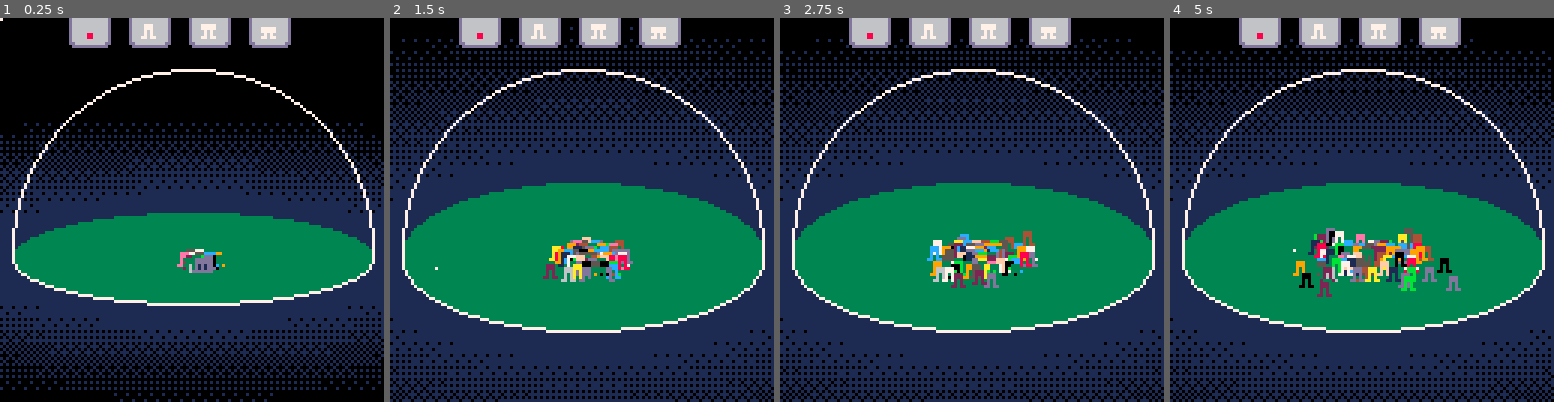
Above: before the commit, frames 1-4 (left to right).
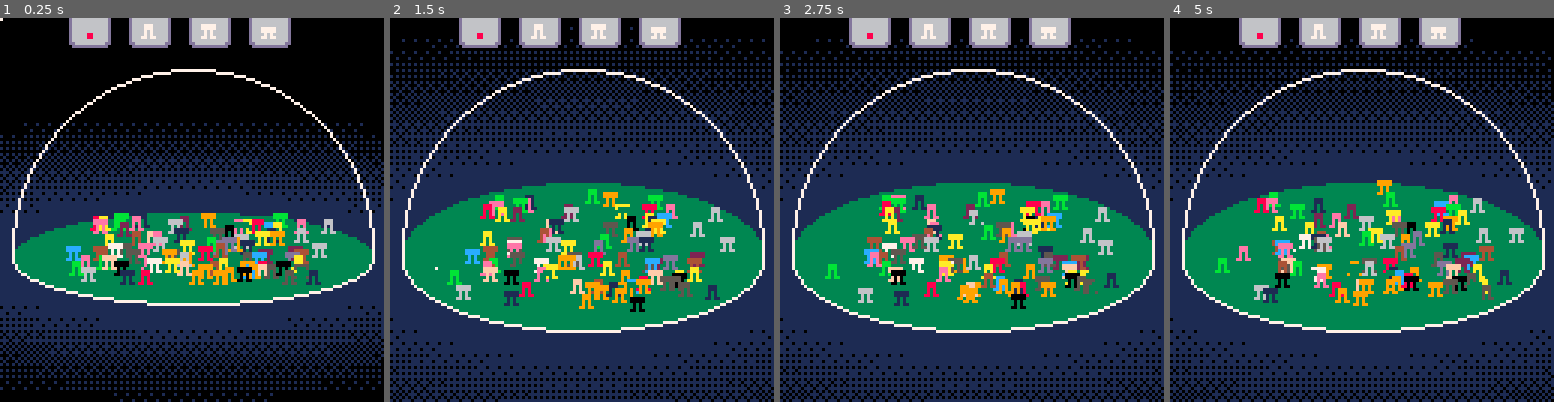
Above: after the commit, the same moments.

Repository: samuelhpratt/ggj2025
Game: PICO-8 cartridge game.p8
The game is run twice, just before and just after one commit, with the same random seed, the same clock (stepped at 60 frames per second) and the same inputs.
Inputs (mouse positions are in pixels of both pictures, inside the frame that each line leads up to):
- Up to frame 1 (0.25 s): no input
- Up to frame 2 (1.5 s): click (670, 121) at 0.67 s; click (436, 267) at 1.22 s
- Up to frame 3 (2.75 s): click (887, 114) at 1.77 s; click (952, 259) at 2.32 s
- Up to frame 4 (5 s): click (1404, 106) at 2.87 s; click (1465, 256) at 3.42 s; click (1231, 102) at 3.97 s; click (1292, 248) at 4.52 s

The runs differ from the first frame. In frame 1, 6.5% of the frame differs, in the area x 17-88%, y 50-70%; in frame 2, 7.8%; in frame 3, 8.4%; in frame 4, 8.8%, in the area x 11-93%, y 42-75%.

Commit message:
Added generic object functions to help with person logic

Diff:
--- a/dome.lua
+++ b/dome.lua
@@ -24,6 +24,7 @@
 function drawDome()
     domeAngle = (mouseY / 128) * 0.25 + 0.25
 
+    cls(0)
     -- draw background dither
     local bgColor = 1
     for i = 16, 1, -1 do
--- a/main.lua
+++ b/main.lua
@@ -2,7 +2,6 @@
 end
 
 function _draw()
-    cls(0)
     drawDome()
     drawObjects()
     drawUI()
--- a/objects.lua
+++ b/objects.lua
@@ -19,58 +19,62 @@
 
     sortByY(objects)
 
-    for object in all(objects) do
-
-        --replace colors if they have a replacement color defined
-        if object.replacementColor != nil then
-            pal(objectExistingColors[object.type],object.replacementColor)
-        end
-
-        --draw the sprite
-        spr(
-            objectSprites[object.type],
-            64 + object.x,
-            domeY - 4 + object.y * domeAngle - object.z * (1 - domeAngle)
-        )
-
-        pal() --clearing palette changes if they were made
+    for i,object in ipairs(objects) do
+        object:draw()
     end
 end
 
 function updateObjects()
-    local gravity = .5
     for object in all(objects) do
-
-        --x & y movement
-        local newX = object.x + object.dx
-        local newY = object.y + object.dy
-        if withinDomeFootprint(newX, newY) then
-            object.x = newX
-            object.y = newY
-        end
-
-        --z movement
-        object.dz -= gravity
-        object.z += object.dz
-        if object.z < 0 then
-            object.z = 0
-            object.dz = 0
-        end
+        object:update()
     end
 end
 
 function withinDomeFootprint(x, y)
     local padding = 5
-    local dx = x - 0 --dome x centre is 0
-    local dy = y - 0 --dome y centre is 0
-    local dist = sqrt(dx^2 + dy^2)
+    local dx = x - 0
+    --dome x centre is 0
+    local dy = y - 0
+    --dome y centre is 0
+    local dist = sqrt(dx ^ 2 + dy ^ 2)
 
     return dist <= (domeRadius - padding)
 end
 
-function spawnObject(x, y, z, type, replacementColor)
-    replacementColor = replacementColor or nil
-    local object = { x = x, y = y, z = z, dx = 0, dy = 0, dz = 0, type = type, replacementColor = replacementColor}
+function spawnObject(x, y, z, s)
+    local object = { x = x, y = y, z = z, dx = 0, dy = 0, dz = 0, sprite = s }
+
+    object.updatePhysics = function(self)
+        local newX = self.x + self.dx
+        local newY = self.y + self.dy
+        if withinDomeFootprint(newX, newY) then
+            self.x = newX
+            self.y = newY
+        end
+
+        -- gravity
+        self.dz -= .5
+        self.z += self.dz
+        if self.z < 0 then
+            self.z = 0
+            self.dz = 0
+        end
+    end
+
+    object.update = function(self)
+        self:updatePhysics()
+    end
+
+
+    object.draw = function(self)
+        local x, y = self:getScreenPosition()
+        spr(self.sprite, x, y - 8)
+    end
+
+    object.getScreenPosition = function(self)
+        return 64 + self.x, domeY + self.y * domeAngle - self.z * (1 - domeAngle)
+    end
+
     add(objects, object)
     return object
 end
--- a/people.lua
+++ b/people.lua
@@ -1,12 +1,34 @@
 nPeople = 100
 peopleSpeed = 1
 
-for i = 1,nPeople do
-    spawnObject(0, 0, 0, "person", flr(rnd(16)))
+function spawnPerson(x, y, z)
+    local person = spawnObject(x, y, z)
+    person.sprite = flr(rnd(2)) + 2
+    person.color = flr(rnd(16))
+    -- add any other person-specific parameters here!
+
+    function person.draw(self)
+        local x, y = self:getScreenPosition()
+        -- add person-specific draw logic here
+        pal(7, self.color)
+        spr(self.sprite, x, y - 8)
+        pal()
+    end
+
+    function person.update(self)
+        -- add person-specific update logic here
+        randomMove(self)
+
+        self:updatePhysics()
+    end
+end
+
+for i = 1, nPeople do
+    spawnPerson(rnd(80) - 40, rnd(80) - 40, 0)
 end
 
 function updatePeople()
-    for i = 1,#objects do
+    for i = 1, #objects do
         if objects[i].type == "person" then
             randomMove(objects[i])
         else
@@ -16,6 +38,8 @@
 end
 
 function randomMove(object)
-    object.dx = (flr(rnd(3)) - 1) * peopleSpeed -- random number: -1 to 1 scaled by speed
-    object.dy = (flr(rnd(3)) - 1) * peopleSpeed -- random number: -1 to 1 scaled by speed
+    object.dx = (rnd(2) - 1) * peopleSpeed
+    -- random number: -1 to 1 scaled by speed
+    object.dy = (rnd(2) - 1) * peopleSpeed
+    -- random number: -1 to 1 scaled by speed
 end
--- a/ui.lua
+++ b/ui.lua
@@ -10,28 +10,28 @@
     {
         icon = 1, onClick = function()
             local x, y = rnd(50) - 25, rnd(50) - 25
-            spawnObject(x, y, domeRadius - sqrt(x * x + y * y) / 2, "food")
+            spawnObject(x, y, domeRadius - sqrt(x * x + y * y) / 2, 1)
             showNewDialogue("test message")
         end
     },
     {
         icon = 2, onClick = function()
             local x, y = rnd(50) - 25, rnd(50) - 25
-            spawnObject(x, y, domeRadius - sqrt(x * x + y * y) / 2, "person")
+            spawnPerson(x, y, domeRadius - sqrt(x * x + y * y) / 2)
             showNewDialogue("test message...\nwith a second line!!")
         end
     },
     {
         icon = 3, onClick = function()
             local x, y = rnd(50) - 25, rnd(50) - 25
-            spawnObject(x, y, domeRadius - sqrt(x * x + y * y) / 2, "person")
+            spawnPerson(x, y, domeRadius - sqrt(x * x + y * y) / 2)
             showNewDialogue("test message...\nwith a second line......\nand a third line???")
         end
     },
     {
         icon = 4, onClick = function()
             local x, y = rnd(50) - 25, rnd(50) - 25
-            spawnObject(x, y, domeRadius - sqrt(x * x + y * y) / 2, "person")
+            spawnPerson(x, y, domeRadius - sqrt(x * x + y * y) / 2)
         end
     }
 }
